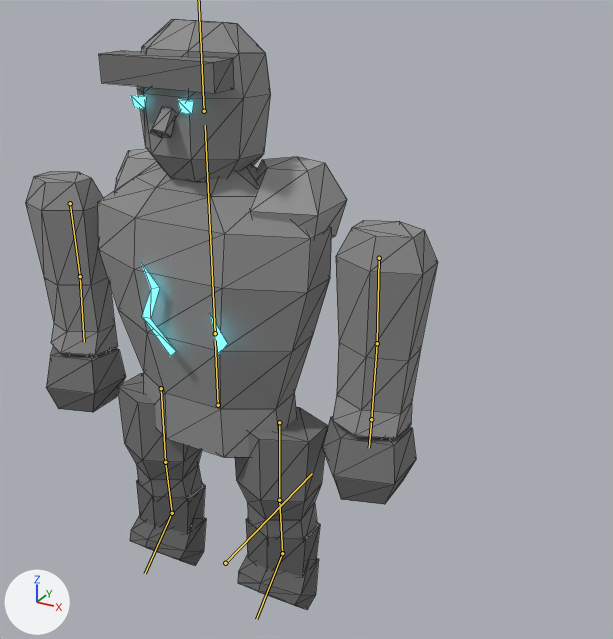
A saved change to the glTF model assets/models/golem.glb.
Both versions are drawn from a 50 mm lens placed at (0.662, -0.926, 0.937), pointed at (-0.044, 0.357, 0.296). The lights are fixed; the arrows at lower left show +X, +Y and +Z. The picture after the commit comes second. The bones that change are drawn over the model as lines. Mesh edges are drawn as thin lines.

In view in the first picture: 'arm_l_mesh', 'arm_r_mesh', 'body_mesh', 'head_mesh', 'leg_l_mesh', 'leg_r_mesh'.
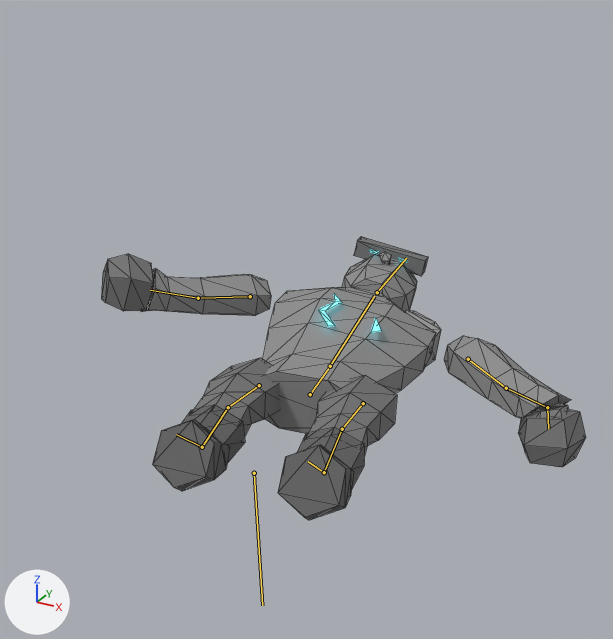
The newer file adds an action. The first version stands in its rest pose; the second is drawn at frame 20 of the action 'die'.

Where the change shows, as pixel boxes [x1, y1, x2, y2] in the pictures (613 x 639 px):
'body_mesh', posed: before [98, 149, 347, 457]; after [263, 287, 441, 434]
'arm_r_mesh', posed (23% wider, 54% shorter): before [323, 220, 438, 504]; after [444, 336, 586, 467]
'head_mesh', posed: before [99, 19, 271, 182]; after [342, 236, 428, 311]
'arm_l_mesh', posed (68% wider, 74% shorter): before [25, 171, 126, 412]; after [101, 254, 271, 316]
'leg_r_mesh', posed (28% wider, 28% shorter): before [235, 407, 328, 610]; after [278, 375, 397, 520]
'leg_l_mesh', posed (43% wider, 31% shorter): before [117, 373, 206, 566]; after [153, 358, 281, 491]
bone 'root', root to tip: before (225, 563) to (312, 473); after (254, 473) to (262, 605)
bone 'hips', root to tip: before (218, 405) to (215, 340); after (310, 394) to (328, 368)
bone 'chest', root to tip: before (215, 333) to (205, 125); after (330, 366) to (374, 296)
bone 'upper_arm_l', root to tip: before (70, 203) to (80, 276); after (250, 296) to (198, 298)
bone 'forearm_l', root to tip: before (80, 276) to (84, 342); after (198, 298) to (150, 290)
bone 'upper_arm_r', root to tip: before (379, 258) to (377, 343); after (468, 359) to (506, 388)
bone 'forearm_r', root to tip: before (377, 343) to (371, 419); after (506, 388) to (547, 407)
bone 'hand_r', root to tip: before (371, 419) to (369, 448); after (547, 407) to (548, 429)
bone 'thigh_l', root to tip: before (161, 388) to (165, 462); after (259, 385) to (228, 407)
bone 'shin_l', root to tip: before (165, 462) to (172, 513); after (228, 407) to (202, 447)
bone 'foot_l', root to tip: before (172, 513) to (145, 573); after (202, 447) to (176, 434)
bone 'thigh_r', root to tip: before (279, 422) to (279, 500); after (363, 403) to (342, 429)
bone 'shin_r', root to tip: before (279, 500) to (282, 553); after (342, 429) to (324, 472)
bone 'foot_r', root to tip: before (282, 553) to (256, 619); after (324, 472) to (308, 461)

The change in detail:
Bone 'root' (bone_root) moves from (0.0, 0.0, 0.0) to (0.0, 0.094, 0.122).
Bone 'root' (bone_root) turns from (0, 0, 0) to (-87, 0, 8) degrees about its own x, y and z.
Bone 'hips' (bone_hips) moves from (0.0, 0.0, 0.0) to (0.0, -0.032, 0.0).
Bone 'chest' (bone_chest) turns from (0, 0, 0) to (5, 9, 0) degrees about its own x, y and z.
Bone 'head' (bone_head) turns from (0, 0, 0) to (-11, 3, 0) degrees about its own x, y and z.
Bone 'upper_arm_l' (bone_upper_arm_l) turns from (0, 0, 0) to (-5, 8, 51) degrees about its own x, y and z.
Bone 'forearm_l' (bone_forearm_l) turns from (0, 0, 0) to (-6, 0, 0) degrees about its own x, y and z.
Bone 'upper_arm_r' (bone_upper_arm_r) turns from (0, 0, 0) to (-5, -8, -51) degrees about its own x, y and z.
Bone 'forearm_r' (bone_forearm_r) turns from (0, 0, 0) to (-6, 0, 0) degrees about its own x, y and z.
Bone 'hand_r' (bone_hand_r) turns from (0, 0, 0) to (80, 0, 0) degrees about its own x, y and z.
Bone 'thigh_l' (bone_thigh_l) turns from (0, 0, 0) to (-10, 0, 1) degrees about its own x, y and z.
Bone 'shin_l' (bone_shin_l) turns from (0, 0, 0) to (19, 0, 0) degrees about its own x, y and z.
Bone 'foot_l' (bone_foot_l) turns from (0, 0, 0) to (-4, 0, 0) degrees about its own x, y and z.
Bone 'thigh_r' (bone_thigh_r) turns from (0, 0, 0) to (-10, 0, -1) degrees about its own x, y and z.
Bone 'shin_r' (bone_shin_r) turns from (0, 0, 0) to (19, 0, 0) degrees about its own x, y and z.
Bone 'foot_r' (bone_foot_r) turns from (0, 0, 0) to (-4, 0, 0) degrees about its own x, y and z.
